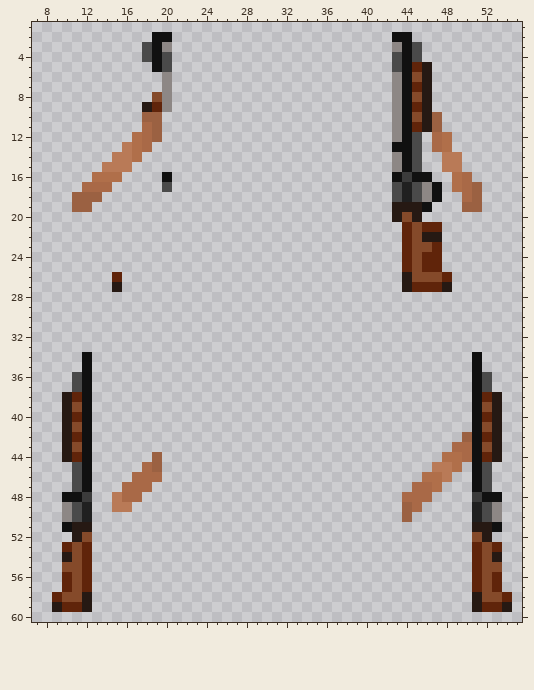
Pixel-art sprite: Resources/Textures/Objects/Weapons/Guns/Shotguns/pump.rsi/equipped-BACKPACK.png. Above is the file before it was changed.
The file is 64x64 pixels. Shown: x 7..55, y 1..60.
After:
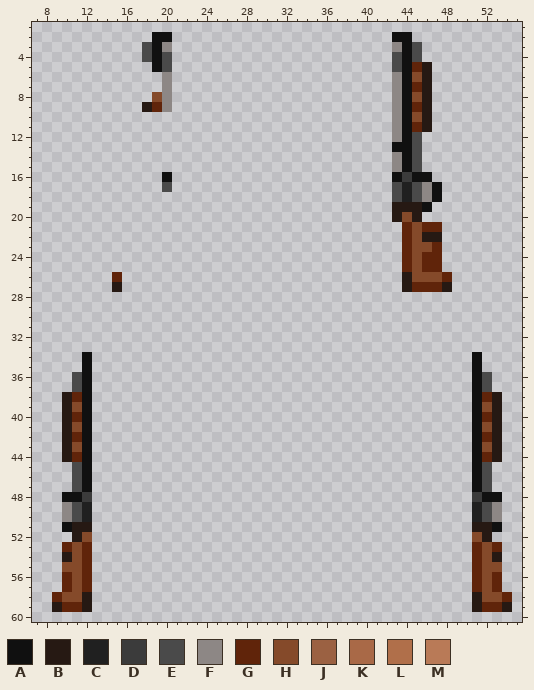
Palette (. is transparent): A #101010  B #261913  C #202020  D #3b3b3b  E #4a4a4a  F #8d8785  G #60240a  H #854a2a  J #9b6142  K #a96947  L #b06f4a  M #b97a57
Author's note on the commit: Remove straps from new shotgun sprites
Change:
The author cleared colour J in row 10 at x 18 to 19 and 47; in row 11 at x 19 and 47; in row 12 at x 19; in row 17 at x 51; in row 18 at x 11 to 13 and 51; in row 19 at x 11 to 12 and 50 to 51.
The author cleared colour J in row 42 at x 50; in rows 44 to 45 at x 19; in rows 49 to 50 at x 44.
The author cleared colour K in row 11 at x 18; in rows 12 to 13 at x 18 and 47; in row 16 at x 50; in row 17 at x 12 to 14 and 50; in row 18 at x 50; in row 43 at x 49 to 50.
The author cleared colour K in row 44 at x 50; in row 45 at x 18; in row 46 at x 17 to 19; in row 47 at x 16 to 18 and 45 to 46; in row 48 at x 16 to 17 and 44 to 46; in row 49 at x 45.
The author cleared colour L in rows 12 to 13 at x 17 and 48; in row 14 at x 17; in row 16 at x 13 to 15 and 49; in row 17 at x 49; in row 44 at x 48 to 49; in row 45 at x 49.
The author cleared colour L in row 46 at x 46 to 47; in row 47 at x 47.
The author cleared colour M in row 13 at x 16; in row 14 at x 15 to 16 and 48 to 49; in row 15 at x 14 to 16 and 48 to 49; in row 45 at x 47 to 48; in row 46 at x 48; in row 48 at x 15.
The author cleared colour M in row 49 at x 15 to 16.
Boxes around the changes in both pictures, in picture pixels (x1, y1, x2, y2):
erased: (72, 112, 162, 212)
erased: (432, 112, 482, 212)
erased: (402, 432, 472, 522)
erased: (112, 452, 162, 512)
